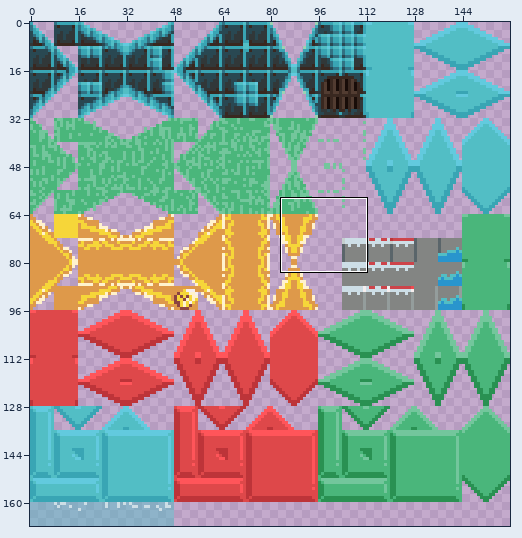
File history of a sprite sheet, assets/images/tiles.png. The picture above shows the old version from afar; the outline marks the close-up.
Close-up. Before the edit:
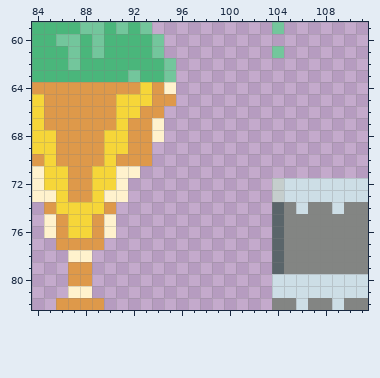
The file is 160x168 pixels. Shown: x 84..111, y 59..82.
Once edited:
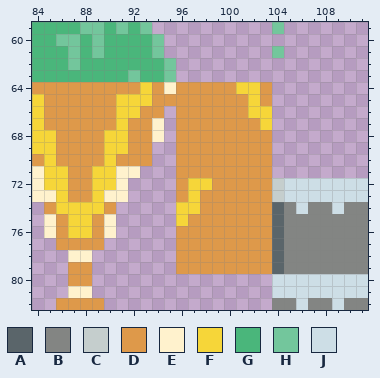
Palette (. is transparent): A #5a656a  B #838583  C #c5cecd  D #de994a  E #fff2cd  F #f6d639  G #4ab67b  H #73c69c  J #cddee6
What changed:
{"y":64,"x":96,"old":"........","new":"DDDDDFFD"}
{"y":65,"x":96,"old":"........","new":"DDDDDDFD"}
{"y":66,"x":96,"old":"........","new":"DDDDDDFF"}
{"y":67,"x":96,"old":"........","new":"DDDDDDDF"}
{"y":68,"x":96,"old":"........","new":"DDDDDDDD"}
{"y":69,"x":96,"old":"........","new":"DDDDDDDD"}
{"y":70,"x":96,"old":"........","new":"DDDDDDDD"}
{"y":71,"x":96,"old":"........","new":"DDDDDDDD"}
{"y":72,"x":96,"old":"........","new":"DFFDDDDD"}
{"y":73,"x":96,"old":"........","new":"DFDDDDDD"}
{"y":74,"x":96,"old":"........","new":"FFDDDDDD"}
{"y":75,"x":96,"old":"........","new":"FDDDDDDD"}
{"y":76,"x":96,"old":"........","new":"DDDDDDDD"}
{"y":77,"x":96,"old":"........","new":"DDDDDDDD"}
{"y":78,"x":96,"old":"........","new":"DDDDDDDD"}
{"y":79,"x":96,"old":"........","new":"DDDDDDDD"}
{"label":"added","picture_box":[176,82,272,274]}
